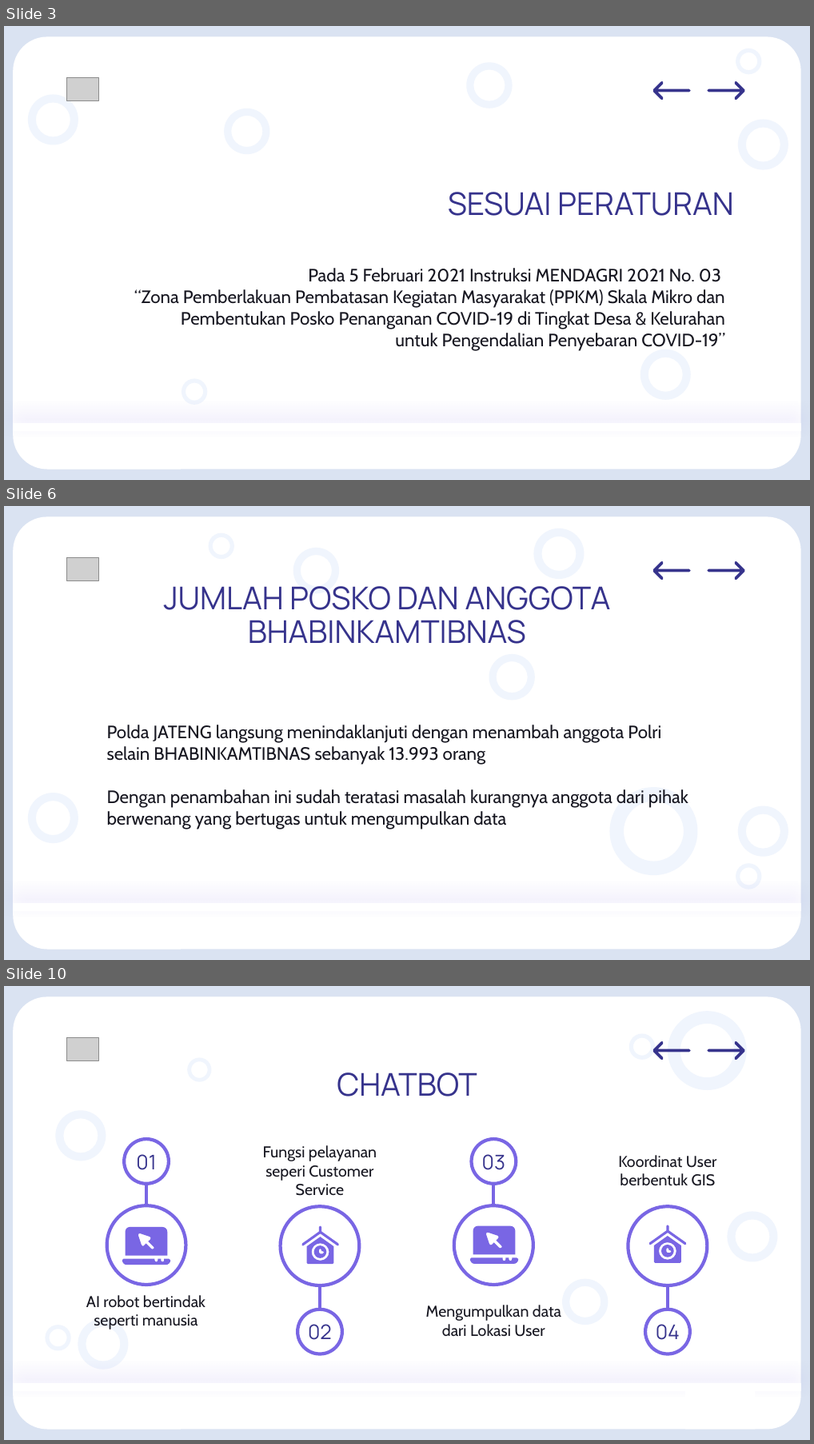
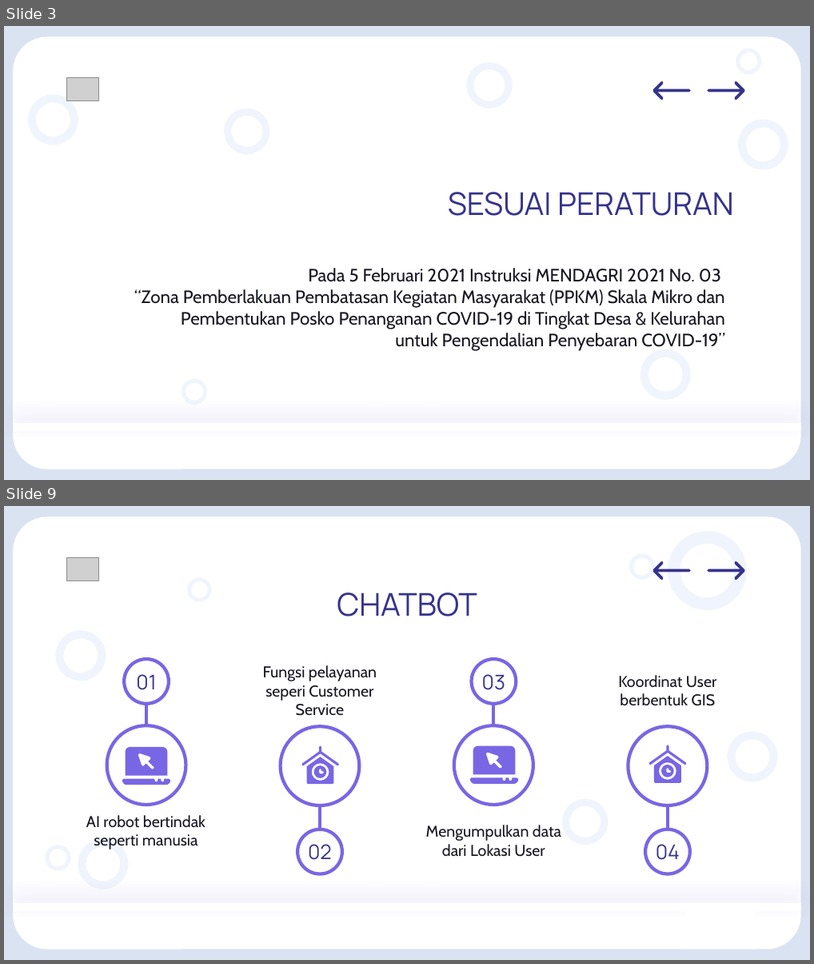
Before and after one commit to syaifurplus/lomba-hitech, a slide deck: PPT/Chatbot Planner Hi-Tech.pptx. Shown one above the other, each under a label of ours: slides 3, 6 and 10 before the commit, slides 3 and 9 after it; the slides between them are not shown. The pictures are 814x1444 and 814x964 pixels, drawn with LibreOffice and Linux fonts; fonts in the diff are those of the drawing; grey boxes stand for pictures. Boxes give left, top, right and bottom in pixels: in the first picture for what was removed or moved away, otherwise in the second. Text is boxed around its words. In the diff, an @@ line names an element or a change of style, - is before the commit and + after.

```diff
--- a/PPT/Chatbot Planner Hi-Tech.pptx
+++ b/PPT/Chatbot Planner Hi-Tech.pptx
@@ slide 6 removed at [4,506,810,960], background #DAE3F2; not listed: 1 template element that a slide beside it also shows @@
@@ group removed at [28,528,790,889]: 5 donuts @@
@@ donut removed at [294,548,339,594] @@
@@ picture removed at [67,558,98,580] @@
@@ freeform shape removed at [653,562,691,580] @@
@@ freeform shape removed at [707,562,745,580] @@
@@ text removed at [164,586,611,644] @@
-JUMLAH POSKO DAN ANGGOTA BHABINKAMTIBNAS
@@ donut removed at [490,653,535,700] @@
@@ text removed at [107,724,689,828] @@
-Polda JATENG langsung menindaklanjuti dengan menambah anggota Polri selain BHABINKAMTIBNAS sebanyak 13.993 orang
-Dengan penambahan ini sudah teratasi masalah kurangnya anggota dari pihak berwenang yang bertugas untuk mengumpulkan data
@@ donut removed at [610,787,698,875] @@
@@ line removed from (802, 904) to (13, 904) @@
@@ rectangle removed at [13,904,802,911] @@
@@ what was slide 10 is now slide 9 @@
```
Also in this commit, not shown: 7 slides changed, 1 other file.
